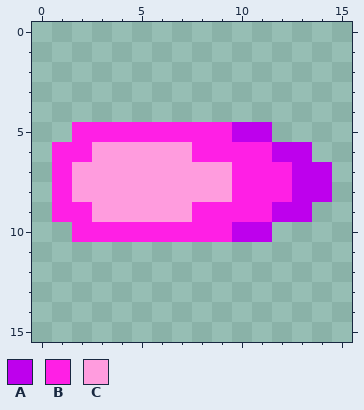
A pixel-art file gets an edit: content/playerProjectile.ase. Above, as it was before the edit.
16x16 pixels, 1 frame.
Palette (. is transparent): A #be00ed  B #ff1fe5  C #ff9cde
Pixels before, first column x 1:
 5 .BBBBBBBBAA...
 6 BBCCCCCBBBBAA.
 7 BCCCCCCCCBBBAA
 8 BCCCCCCCCBBBAA
 9 BBCCCCCBBBBAA.
10 .BBBBBBBBAA...
The same view after the edit:
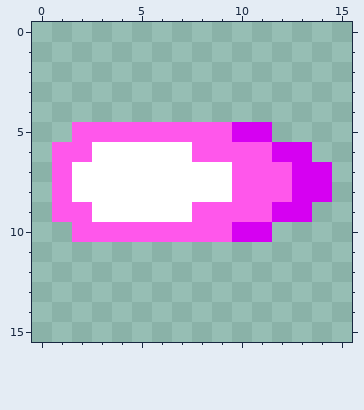
What changed:
colour A: #be00ed -> #d600f2
colour B: #ff1fe5 -> #ff57eb
colour C: #ff9cde -> #ffffff
Boxes around the changes in both pictures, in picture pixels (x1, y1, x2, y2):
changed: (52, 122, 332, 242)
